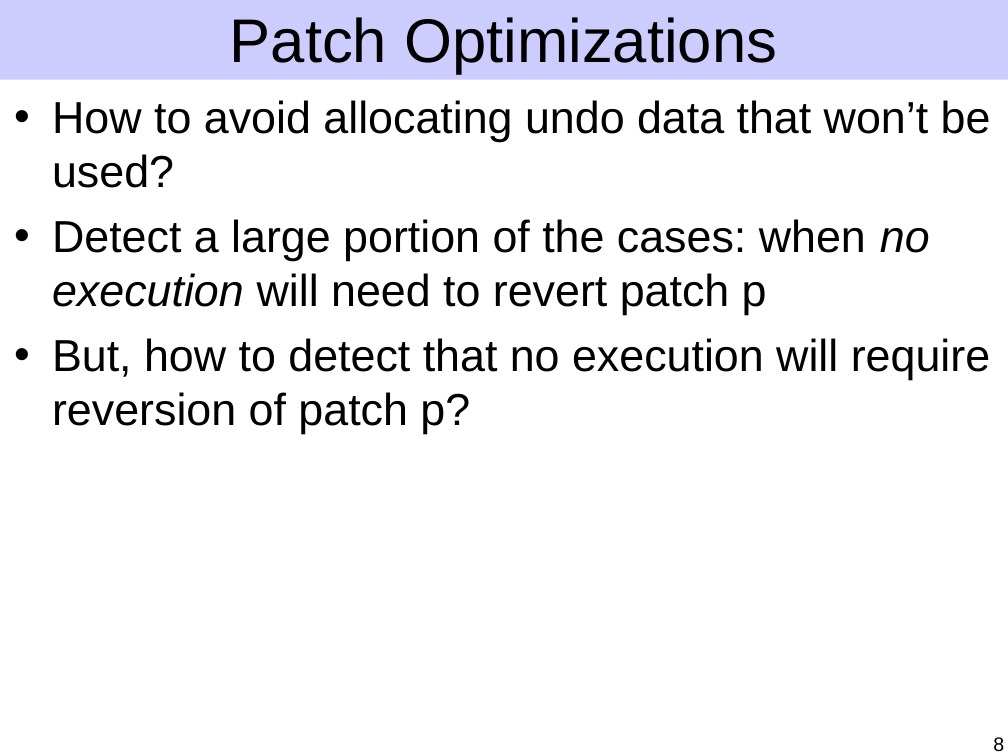
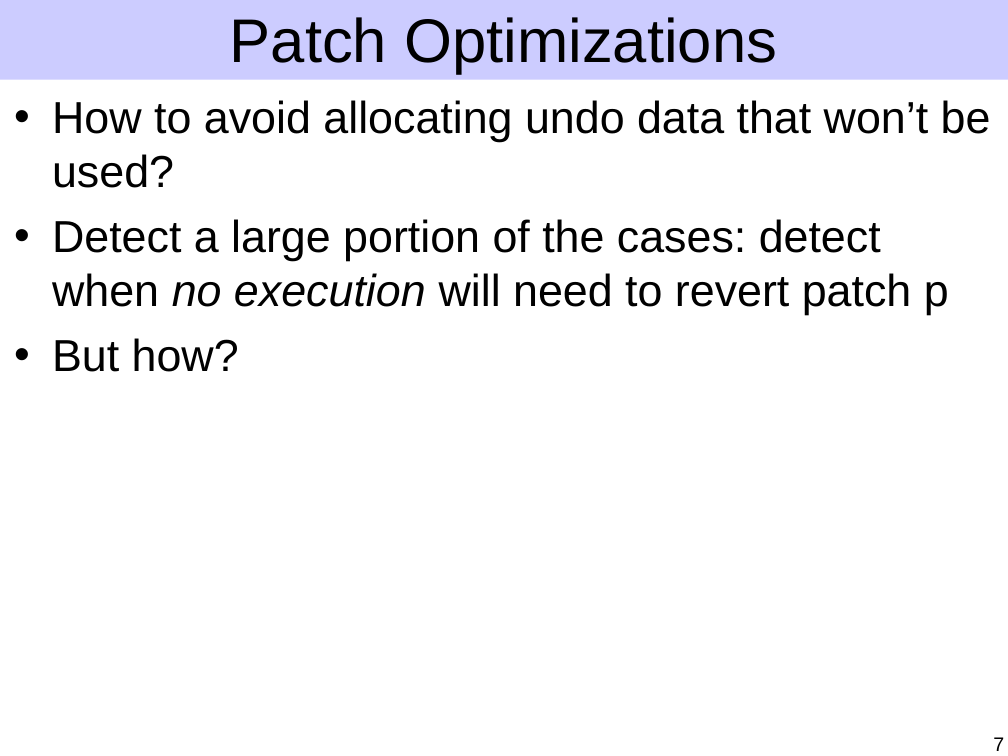
Before and after one commit to ucla-readable/fstitch-doc, a slide deck: slide 7 of sosp/pres.ppt (slide 8 before the commit). Drawn at 1008x756 pixels with LibreOffice and Linux fonts; fonts in the diff are those of the drawing. Boxes give left, top, right and bottom in pixels: in the first picture for what was removed or moved away, otherwise in the second. Text is boxed around its words. In the diff, an @@ line names an element or a change of style, - is before the commit and + after.

Commit message:
Mostly finish hard patch revision.

```diff
--- a/sosp/pres.ppt
+++ b/sosp/pres.ppt
@@ text at [52,219,949,372]: text changed @@
-• Detect a large portion of the cases: when no execution will need to revert patch p
-• But, how to detect that no execution will require reversion of patch p?
+• Detect a large portion of the cases: detect when no execution will need to revert patch p
+• But how?
@@ page number at [993,737,1004,751]: text changed @@
-8
+7
```
Also in this commit, not shown: 4 other slides changed, 1 slide added, 3 slides removed.
